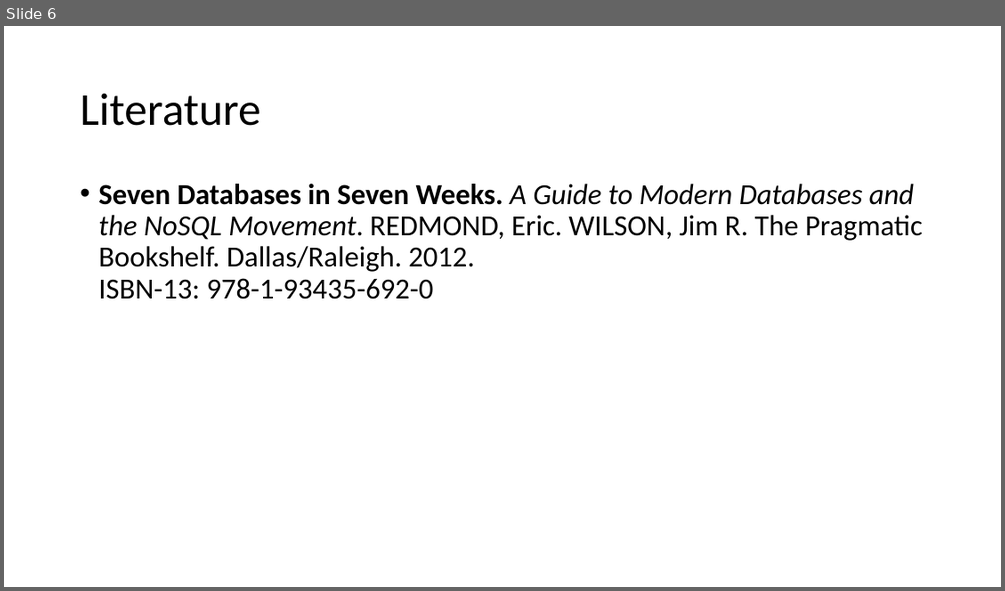
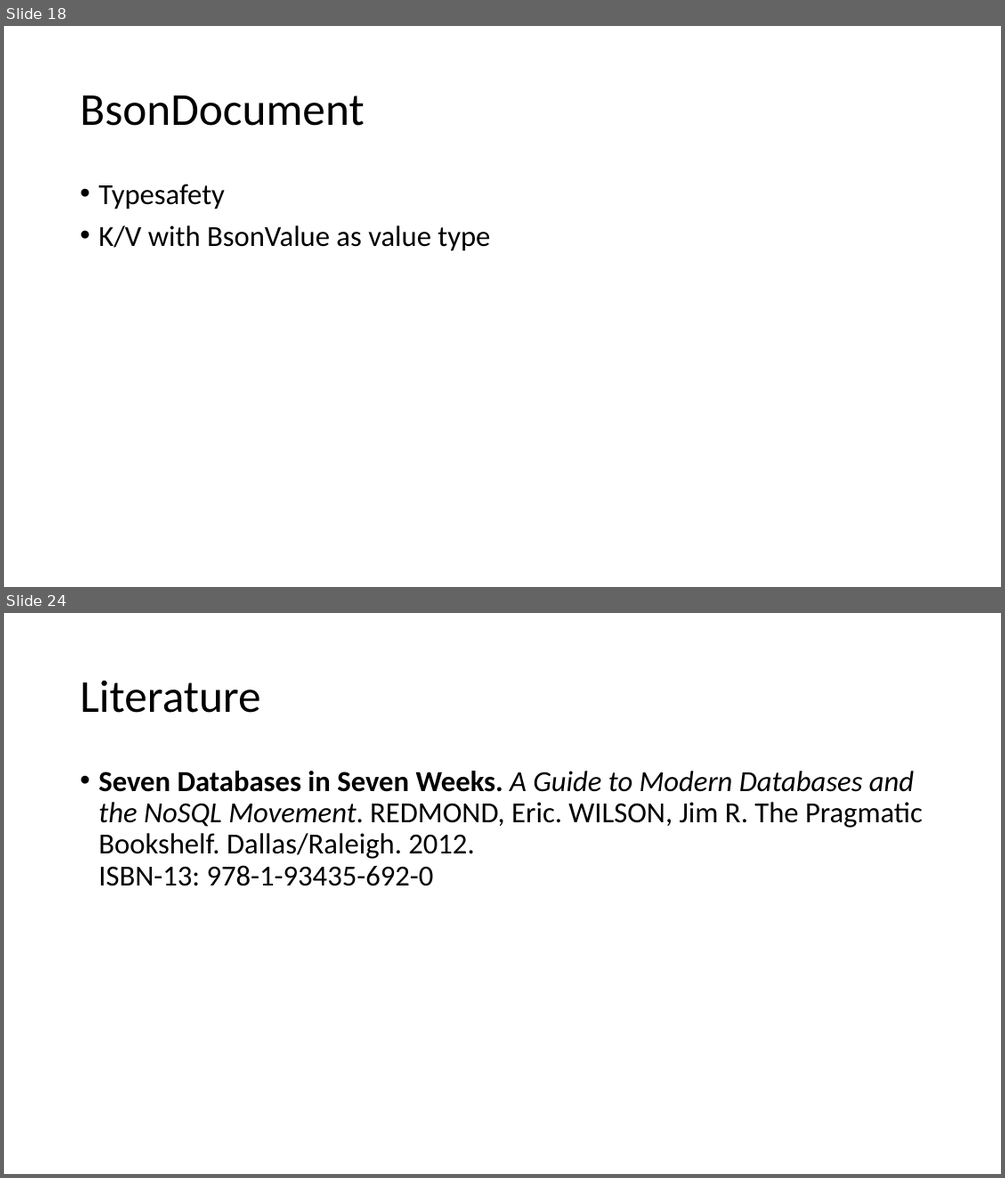
Before and after one commit to tiefenauer/m101j, a slide deck: m101j.pptx. Shown one above the other, each under a label of ours: slide 6 before the commit, slides 18 and 24 after it; the slides between them are not shown. The pictures are 1005x591 and 1005x1178 pixels, drawn with LibreOffice and Linux fonts; fonts in the diff are those of the drawing. Boxes give left, top, right and bottom in pixels: in the first picture for what was removed or moved away, otherwise in the second. Text is boxed around its words. In the diff, an @@ line names an element or a change of style, - is before the commit and + after.

```diff
--- a/m101j.pptx
+++ b/m101j.pptx
@@ slide 18 added at box(4, 26, 1001, 587), background #FFFFFF @@
@@ title added at box(80, 95, 364, 126), 44 pt, text #000000 @@
+BsonDocument
@@ text added at box(98, 184, 490, 251), 28 pt, text #000000 @@
+• Typesafety
+• K/V with BsonValue as value type
@@ what was slide 6 is now slide 24 @@
```
Also in this commit, not shown: 17 other slides added.
